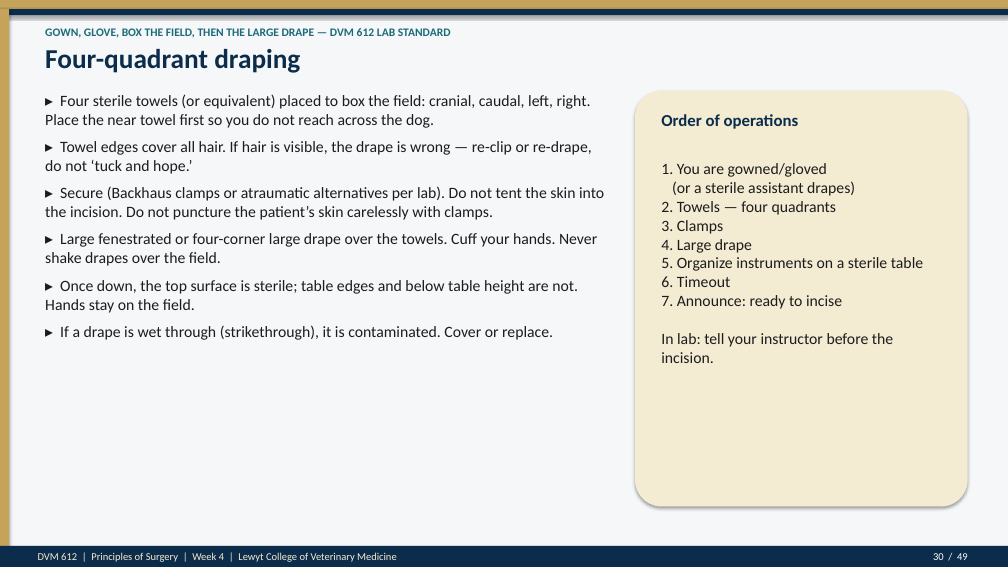
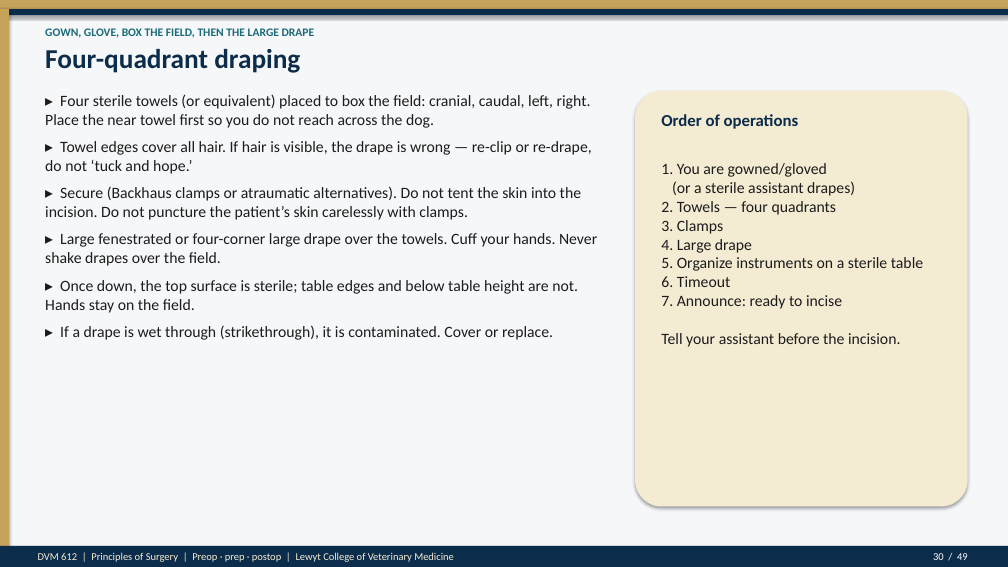
Before and after one commit to drkimvet/happycare, a slide deck: slide 30 of lectures/DVM-612_Week4_Preop_PatientPrep_Postop.pptx. Drawn at 1008x567 pixels with LibreOffice and Linux fonts; fonts in the diff are those of the drawing. Boxes give left, top, right and bottom in pixels: in the first picture for what was removed or moved away, otherwise in the second. Text is boxed around its words. In the diff, an @@ line names an element or a change of style, - is before the commit and + after.

```diff
--- a/lectures/DVM-612_Week4_Preop_PatientPrep_Postop.pptx
+++ b/lectures/DVM-612_Week4_Preop_PatientPrep_Postop.pptx
@@ text at (45, 28, 315, 38): text changed @@
-GOWN, GLOVE, BOX THE FIELD, THEN THE LARGE DRAPE — DVM 612 LAB STANDARD
+GOWN, GLOVE, BOX THE FIELD, THEN THE LARGE DRAPE
@@ text at (661, 163, 923, 347): text changed @@
-1. You are gowned/gloved
-(or a sterile assistant drapes)
-2. Towels — four quadrants
-3. Clamps
-4. Large drape
-5. Organize instruments on a sterile table
-6. Timeout
-7. Announce: ready to incise
-In lab: tell your instructor before the incision.
+1. You are gowned/gloved
+(or a sterile assistant drapes)
+2. Towels — four quadrants
+3. Clamps
+4. Large drape
+5. Organize instruments on a sterile table
+6. Timeout
+7. Announce: ready to incise
+Tell your assistant before the incision.
@@ text at (45, 186, 581, 220): text changed @@
-▸ Secure (Backhaus clamps or atraumatic alternatives per lab). Do not tent the skin into the incision. Do not puncture the patient’s skin carelessly with clamps.
+▸ Secure (Backhaus clamps or atraumatic alternatives). Do not tent the skin into the incision. Do not puncture the patient’s skin carelessly with clamps.
@@ text at (38, 552, 454, 562): text changed @@
-DVM 612 | Principles of Surgery | Week 4 | Lewyt College of Veterinary Medicine
+DVM 612 | Principles of Surgery | Preop · prep · postop | Lewyt College of Veterinary Medicine
```
Also in this commit, not shown: 45 other slides changed, 2 other files.
